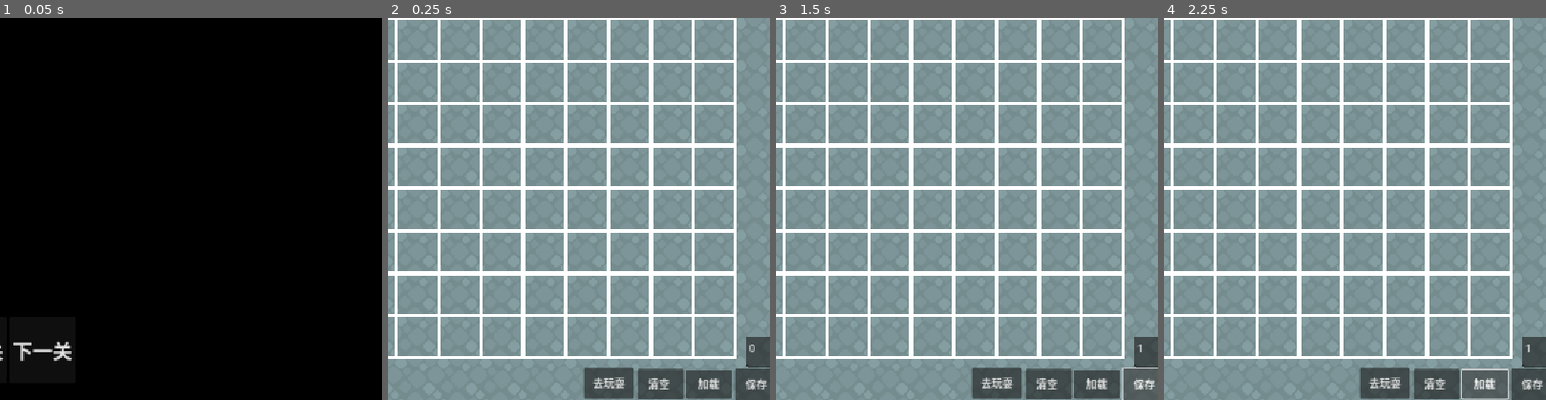
Above: before the commit, frames 1-4 (left to right).
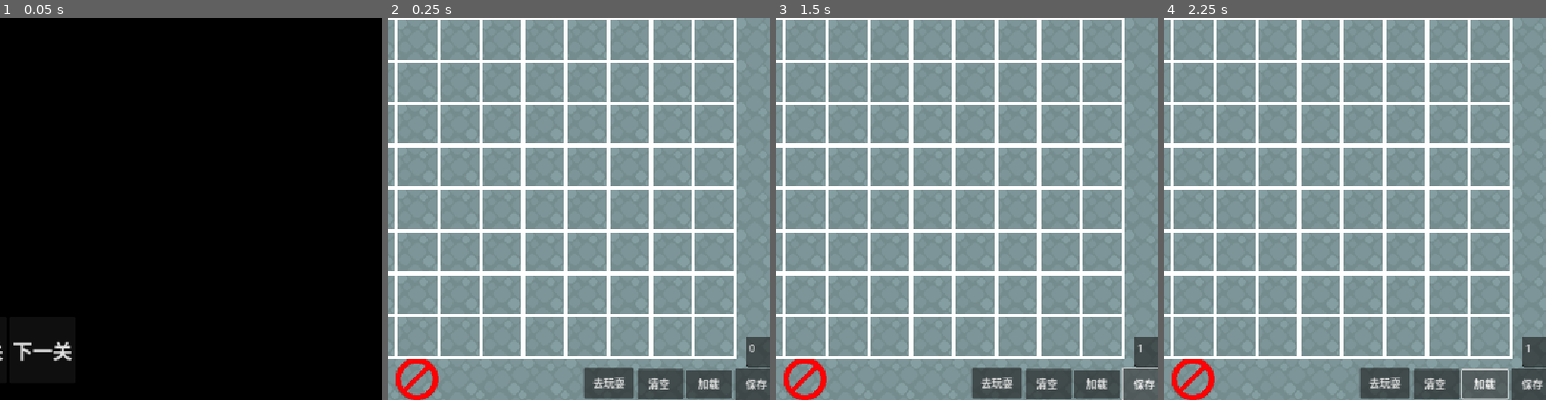
Above: after the commit, the same moments.

Repository: nings1024/soko
Game: Godot game, scene res://game.tscn
Same seed, same stepped clock (60 frames per second), same inputs: the game is played once before the commit and once after it.
Inputs:
- Up to frame 1 (0.05 s): no input
- Up to frame 2 (0.25 s): no input
- Up to frame 3 (1.5 s): click "去玩耍" at 0.5 s; click "保存" at 1.25 s
- Up to frame 4 (2.25 s): click "加载" at 2 s
The pictures show only the part of the screen within x 49-99%, y 50-100%; the shares and areas given below are measured in that part.

Frame 1 is identical in both runs. In frame 2, 0.6% of the frame differs, in the area x 2-14%, y 89-100%; in frame 3, 0.6%; in frame 4, 0.6%.
Error before the commit: Attempt to call function 'get_var' in base 'null instance' on a null instance. (res://game.gd:19)

Commit message:
chore: remove ignored Godot cache/temp files from version control

Diff:
--- a/game.gd
+++ b/game.gd
@@ -12,12 +12,14 @@
 	pass
 
 func _ready() -> void:
+	if FileAccess.file_exists(SAVE_FILE):
+		var read_file=FileAccess.open(SAVE_FILE,FileAccess.READ)
+		levels=read_file.get_var()
+		read_file.close()
 	change_level(0)
 	EventBus.next_level.connect(level_bar_change.bind(1))
 	EventBus.prev_level.connect(level_bar_change.bind(-1))
-	var read_file=FileAccess.open(SAVE_FILE,FileAccess.READ)
-	levels=read_file.get_var()
-	read_file.close()
+
 
 func level_bar_change(level_change:int):
 	var level=level_change+EventBus.current_level
@@ -40,22 +42,30 @@
 		child.queue_free()
 	if levels.size()<=0:
 		get_tree().change_scene_to_file("res://gameedit.tscn")
-
-	var current_level=level
-	var level_file=FileAccess.open(levels[current_level],FileAccess.READ)
-	var cell_dict=level_file.get_var()
-	level_file.close()
-	for tile_data in cell_dict:
-		for cell in tile_data.cells:
-			if map.tile_set.get_source(tile_data.source_id) is  TileSetScenesCollectionSource:
-				var p=map.tile_set.get_source(tile_data.source_id).get_scene_tile_scene(tile_data.scene_id).instantiate()
-				p.position=map.map_to_local(cell)
-				map.add_child(p)
-				p.move_to(cell)
-			else:
-				map.set_cell(cell,tile_data.source_id,tile_data.coords,tile_data.scene_id)
+	else:
+		var current_level=level
+		var level_file=FileAccess.open(levels[current_level],FileAccess.READ)
+		var cell_dict=level_file.get_var()
+		level_file.close()
+		for tile_data in cell_dict:
+			for cell in tile_data.cells:
+				if map.tile_set.get_source(tile_data.source_id) is  TileSetScenesCollectionSource:
+					var p=map.tile_set.get_source(tile_data.source_id).get_scene_tile_scene(tile_data.scene_id).instantiate()
+					p.position=map.map_to_local(cell)
+					map.add_child(p)
+					p.move_to(cell)
+				else:
+					map.set_cell(cell,tile_data.source_id,tile_data.coords,tile_data.scene_id)
 
 
-	var tweeen=create_tween()
-	tweeen.set_ease(Tween.EASE_OUT).set_trans(Tween.TRANS_SINE)
-	tweeen.tween_property(self,'scale',Vector2.ONE,0.2).from(Vector2.ONE*1.05)
+		var tweeen=create_tween()
+		tweeen.set_ease(Tween.EASE_OUT).set_trans(Tween.TRANS_SINE)
+		tweeen.tween_property(self,'scale',Vector2.ONE,0.2).from(Vector2.ONE*1.05)
+		map.scale=Vector2i.ONE
+		map.position=Vector2i.ZERO
+		var used_rect= map.get_used_rect()
+		var max_width=max(used_rect.size.x,used_rect.size.y)
+		map.scale=Vector2.ONE*16.0/max_width
+		map.position=map.position-((used_rect.position)*64.0*16.0/max_width)+$"Grid Display".position
+		$"Grid Display".scale=map.scale
+		$"Grid Display".grid_size=Vector2.ONE*max_width
--- a/gameedit.gd
+++ b/gameedit.gd
@@ -66,6 +66,11 @@
 						p.position=place.map_to_local(cell_pos)
 						place.add_child(p)
 						p.set_meta('tile_position',select)
+				elif select.source_id==0:
+					for child in place.get_children():
+						if place.local_to_map(child.position)==cell_pos:
+							place.remove_child(child)
+					place.set_cell(cell_pos,-1)
 				else:
 					place.set_cell(cell_pos,select.source_id,select.coords,select.scene_id)
 			if Input.is_action_pressed("disselect"):
--- a/gameedit.tscn
+++ b/gameedit.tscn
@@ -15,7 +15,7 @@
 tile_set = ExtResource("2_bcled")
 
 [node name="SelectItem" type="TileMapLayer" parent="."]
-tile_map_data = PackedByteArray("AAABABEAAgAAAAAAAQADABEAAQAGAAYAAAAFABEAAgAAAAAAAgAHABEAAQABAAMAAAA=")
+tile_map_data = PackedByteArray("AAABABEAAgAAAAAAAQADABEAAQAGAAYAAAAFABEAAgAAAAAAAgAHABEAAQABAAMAAAAJABEAAAAAAAAAAAA=")
 tile_set = ExtResource("2_bcled")
 
 [node name="Grid Display" type="Node2D" parent="."]
--- a/project.godot
+++ b/project.godot
@@ -25,6 +25,7 @@
 window/size/window_width_override=776
 window/size/window_height_override=776
 window/stretch/mode="canvas_items"
+window/handheld/orientation=1
 
 [editor_plugins]
 
--- a/sokoban.tres
+++ b/sokoban.tres
@@ -1,8 +1,14 @@
-[gd_resource type="TileSet" load_steps=6 format=3 uid="uid://dgy3y26glvfn2"]
+[gd_resource type="TileSet" load_steps=8 format=3 uid="uid://dgy3y26glvfn2"]
 
+[ext_resource type="Texture2D" uid="uid://d4by4x5cudbpu" path="res://assets/clear.png" id="1_av3ks"]
 [ext_resource type="Texture2D" uid="uid://d1f814kwugsec" path="res://assets/sokoban_tilesheet.png" id="1_ywh3n"]
 [ext_resource type="PackedScene" uid="uid://b4l85xvgen3ea" path="res://player.tscn" id="2_mrsv0"]
 [ext_resource type="PackedScene" uid="uid://c5sp3ygjidvmf" path="res://Crate.tscn" id="3_av3ks"]
+
+[sub_resource type="TileSetAtlasSource" id="TileSetAtlasSource_0x4yw"]
+texture = ExtResource("1_av3ks")
+texture_region_size = Vector2i(64, 64)
+0:0/0 = 0
 
 [sub_resource type="TileSetAtlasSource" id="TileSetAtlasSource_e2o6t"]
 texture = ExtResource("1_ywh3n")
@@ -126,3 +132,4 @@
 custom_data_layer_1/type = 1
 sources/1 = SubResource("TileSetAtlasSource_e2o6t")
 sources/2 = SubResource("TileSetScenesCollectionSource_0x4yw")
+sources/0 = SubResource("TileSetAtlasSource_0x4yw")
Not shown, added: Crate.gd.uid
Not shown, added: addons/grid_display/grid_display.gd.uid
Not shown, added: addons/grid_display/grid_display_instantiator.gd.uid
Not shown, added: addons/grid_display/grid_display_plugin.gd.uid
Binary file added: assets/clear.png
Binary file added: build/web/mmexport1747040867646.jpg
Not shown, added: event_bus.gd.uid
Not shown, changed: export_presets.cfg
Not shown, added: game.gd.uid
Not shown, added: game_object.gd.uid
Not shown, added: gameedit.gd.uid
Not shown, added: level_bar.gd.uid
(and 7 more such lines)
